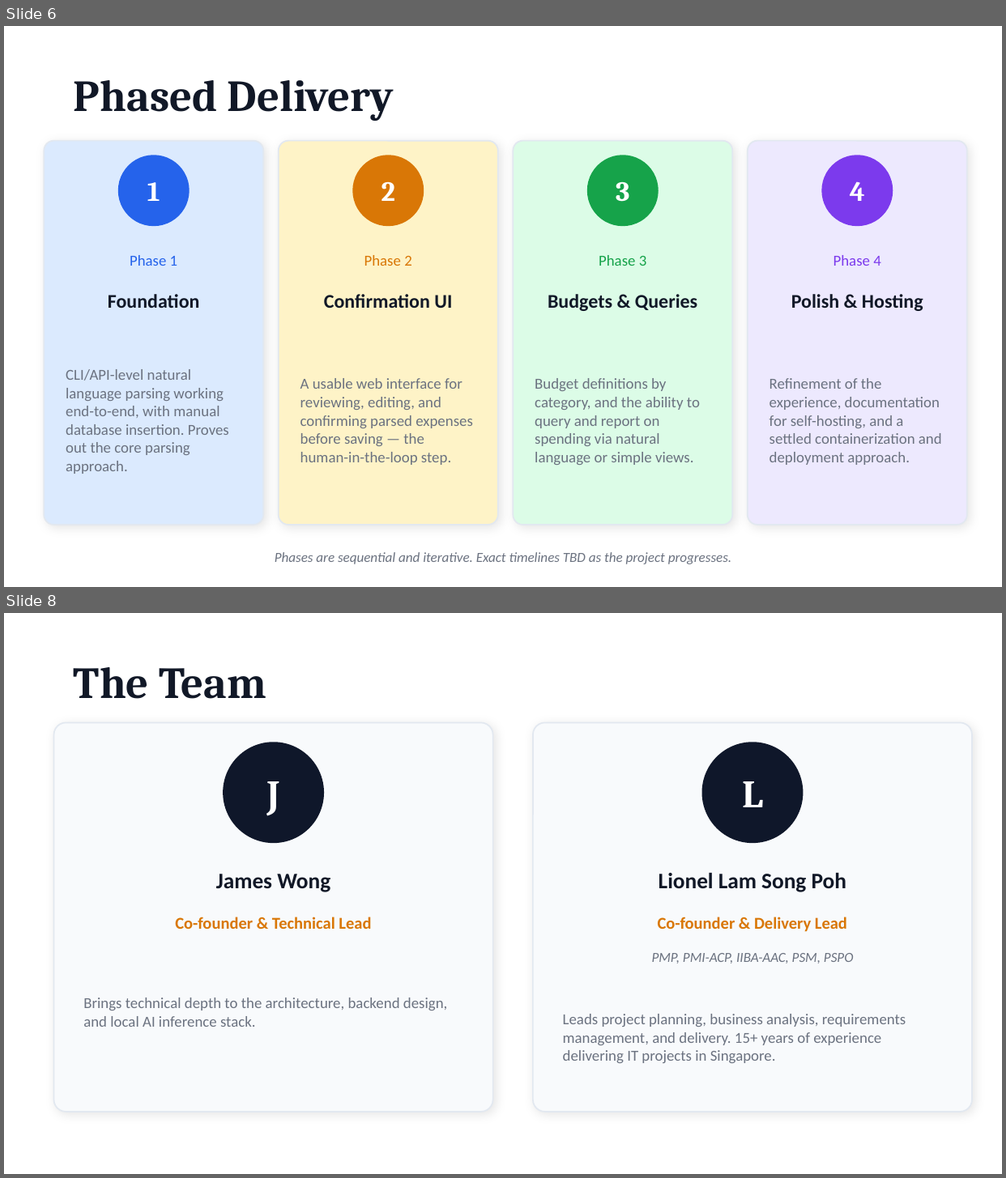
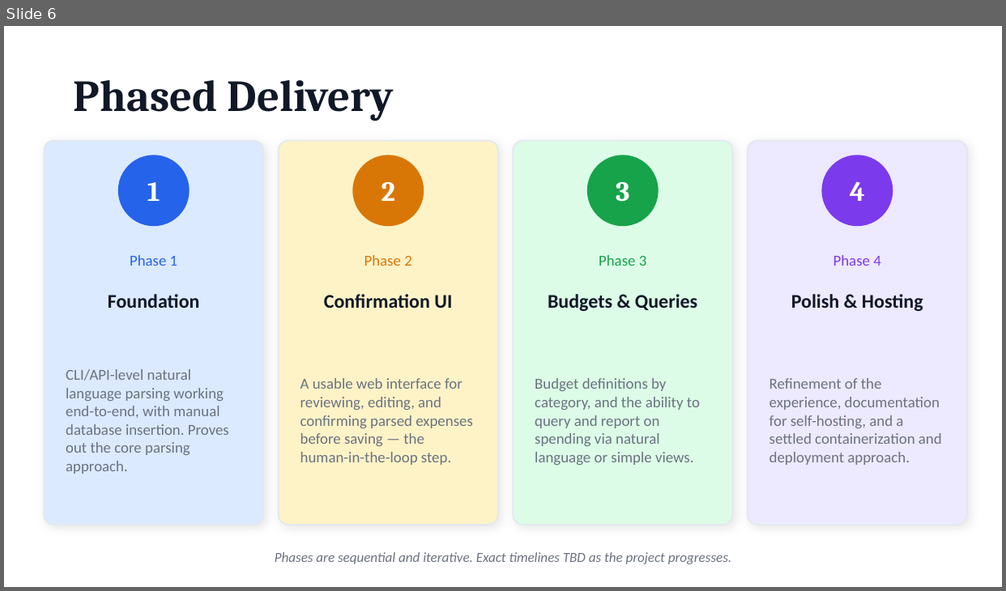
Before and after one commit to lionellam/hercules, a slide deck: Project Hercules - Stakeholder Deck.pptx. Shown one above the other, each under a label of ours: slides 6 and 8 before the commit, slide 6 after it; the slides between them are not shown. The pictures are 1006x1178 and 1006x591 pixels, drawn with LibreOffice and Linux fonts; fonts in the diff are those of the drawing. Boxes give left, top, right and bottom in pixels: in the first picture for what was removed or moved away, otherwise in the second. Text is boxed around its words. In the diff, an @@ line names an element or a change of style, - is before the commit and + after.

```diff
--- a/Project Hercules - Stakeholder Deck.pptx
+++ b/Project Hercules - Stakeholder Deck.pptx
@@ slide 8 removed at bbox=[4, 613, 1002, 1174], background #FFFFFF @@
@@ text removed at bbox=[74, 667, 266, 699] @@
-The Team
@@ rounded rectangle removed at bbox=[54, 723, 493, 1112] @@
@@ rounded rectangle removed at bbox=[533, 723, 972, 1112] @@
@@ ellipse removed at bbox=[224, 743, 323, 842] @@
@@ ellipse removed at bbox=[702, 743, 803, 842] @@
@@ text removed at bbox=[266, 781, 279, 816] @@
-J
@@ text removed at bbox=[742, 781, 763, 807] @@
-L
@@ text removed at bbox=[216, 874, 330, 892] @@
-James Wong
@@ text removed at bbox=[658, 872, 846, 892] @@
-Lionel Lam Song Poh
@@ text removed at bbox=[175, 917, 371, 929] @@
-Co-founder & Technical Lead
@@ text removed at bbox=[658, 917, 847, 932] @@
-Co-founder & Delivery Lead
@@ text removed at bbox=[652, 953, 854, 964] @@
-PMP, PMI-ACP, IIBA-AAC, PSM, PSPO
@@ text removed at bbox=[83, 998, 447, 1027] @@
-Brings technical depth to the architecture, backend design, and local AI inference stack.
@@ text removed at bbox=[563, 1014, 906, 1063] @@
-Leads project planning, business analysis, requirements management, and delivery. 15+ years of experience delivering IT projects in Singapore.
```
Also in this commit, not shown: 1 slide changed, 2 other slides removed.
